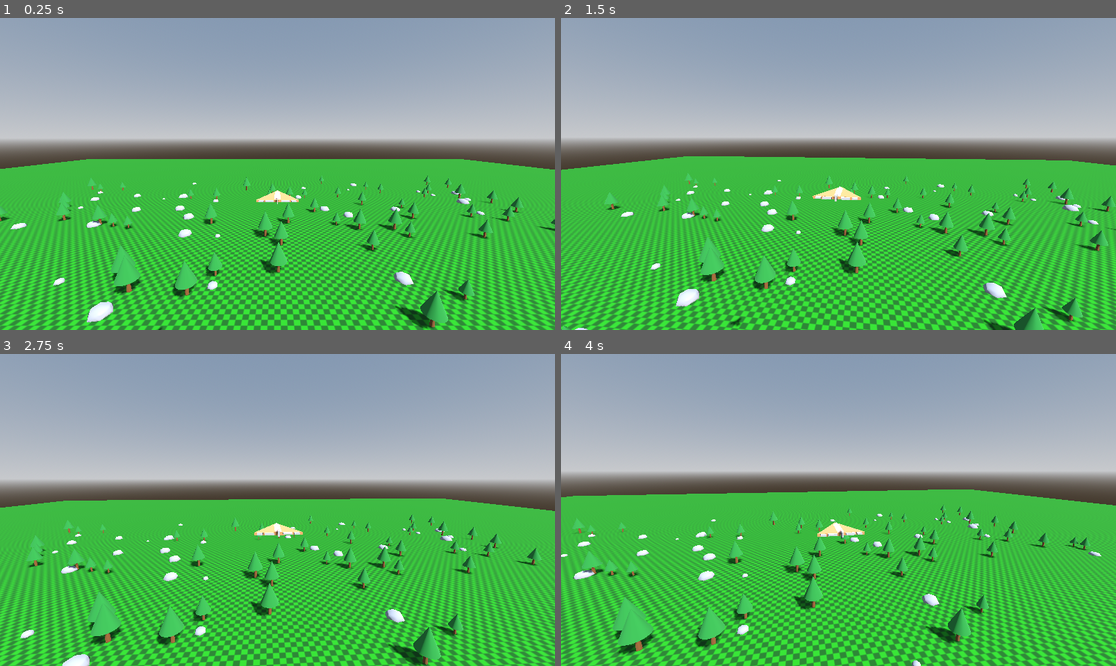
Above: before the commit, frames 1-4 (two rows, left to right).
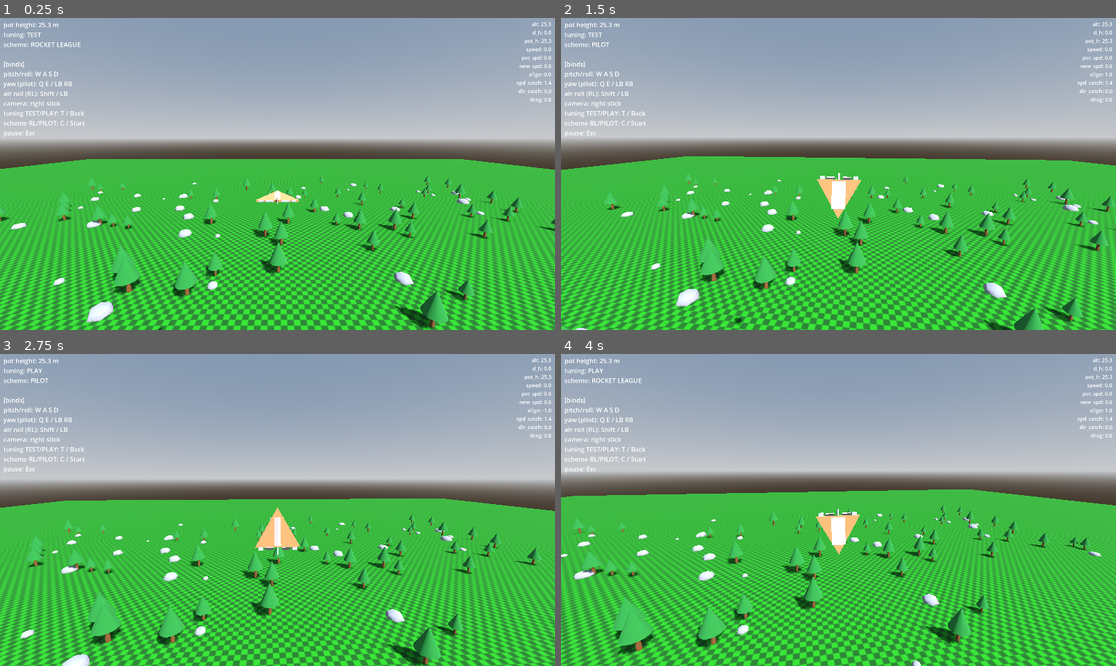
Above: after the commit, the same moments.

Repository: westonkelliher/glider
Game: Godot game, scene res://scenes/main.tscn
Same seed, same stepped clock (60 frames per second), same inputs: the game is played once before the commit and once after it.
Inputs (mouse positions are in pixels of both pictures, inside the frame that each line leads up to):
- Up to frame 1 (0.25 s): no input
- Up to frame 2 (1.5 s): tap Enter at 0.5 s; move the mouse to (866, 174) at 0.52 s; hold Shift (air_roll) 0.53-1.28 s; hold W (move_forward) from 0.53 s (still down); move the mouse to (810, 174) at 1.27 s; tap C (toggle_scheme) at 1.35 s
- Up to frame 3 (2.75 s): keep holding W (move_forward); move the mouse to (288, 503) at 2.02 s; hold T (toggle_tuning) from 2.03 s (still down)
- Up to frame 4 (4 s): keep holding W (move_forward); move the mouse to (832, 516) at 2.77 s; release T (toggle_tuning) at 2.78 s; tap Shift (air_roll) at 2.85 s; move the mouse to (877, 513) at 3.52 s; hold C (toggle_scheme) from 3.53 s (still down)

The runs differ from the first frame. In frame 1, 0.9% of the frame differs, in the area x 0-100%, y 1-39%; in frame 2, 1.5%, in the area x 0-100%, y 1-99%; in frame 3, 1.5%; in frame 4, 1.5%.
Error before the commit: Parse Error: Identifier "Vecto3" not declared in the current scope. (res://scripts/glider_body.gd:93)

Commit message:
Wire HUD top-right stats panel: push 10 flight vars from physics loop
Co-Authored-By: Claude Opus 4.8 <noreply@anthropic.com>

Diff:
--- a/scripts/glider_body.gd
+++ b/scripts/glider_body.gd
@@ -77,6 +77,8 @@
 	rotate_object_local(Vector3.BACK, ail_roll * tuning.roll_mult * delta)    # roll
 	rotate_object_local(Vector3.DOWN, ail_yaw * tuning.yaw_mult * delta)      # yaw (right = nose right)
 
+
+
 	## speeds, directions and velocities from potential (pot) values
 	# pot values
 	if position.y > pot_height && position.y > 2.0:
@@ -90,7 +92,7 @@
 	var current_speed := velocity.length()
 	var current_dir := velocity.normalized() # TODO: look out for magnitude 0 velocity
 	if !current_dir:
-		current_dir = Vecto3.DOWN
+		current_dir = Vector3.DOWN
 	# new values
 	var pot_speed_catchup := 1.0+tuning.pot_speed_catchup_mult*(0.1+current_speed)
 	var new_speed := move_toward(current_speed, pot_speed, pot_speed_catchup * delta)
@@ -101,8 +103,8 @@
 
 	## forces
 	# no stuck:
-	if d_h < 1.0:
-		position += Vector3.DOWN * (1-d_h) * delta
+	if velocity.length() < 0.02:
+		velocity += Vector3.DOWN*0.01
 	## drag: bleed pot energy when moving crosswise to the nose (1 - alignment)
 	#var alignment_drag_factor := (1.0 - nose_dir.dot(current_dir))
 	#pot_height -= tuning.drag * current_speed * alignment_drag_factor * delta
@@ -115,6 +117,20 @@
 	velocity = new_velocity
 
 	_hud.set_readout(pot_height, tuning.display_name, GliderInput.name_of(control_scheme))
+	# Top-right debug readout: the 10 most telling flight-model values.
+	var align := nose_dir.dot(current_dir)
+	_hud.set_stats({
+		"alt": position.y,
+		"d_h": d_h,
+		"pot_h": pot_height,
+		"speed": current_speed,
+		"pot_spd": pot_speed,
+		"new_spd": new_speed,
+		"align": align,
+		"spd_catch": pot_speed_catchup,
+		"dir_catch": pot_dir_catchup,
+		"drag": tuning.drag * current_speed * (1.0 - align),
+	})
 	move_and_slide()
 
 
